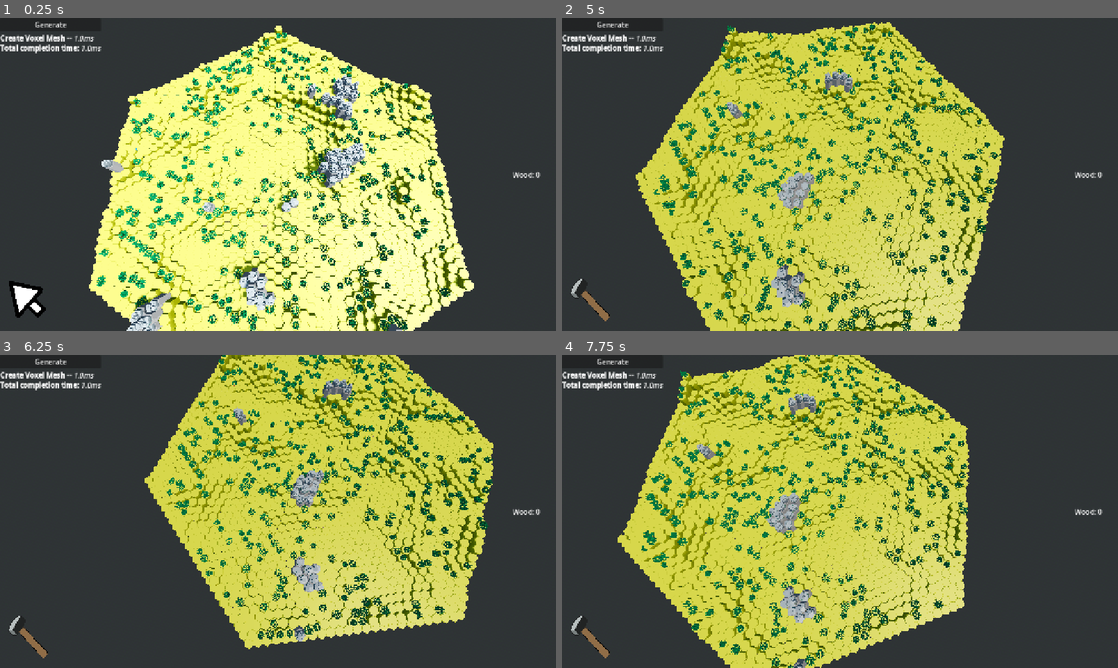
Above: before the commit, frames 1-4 (two rows, left to right).
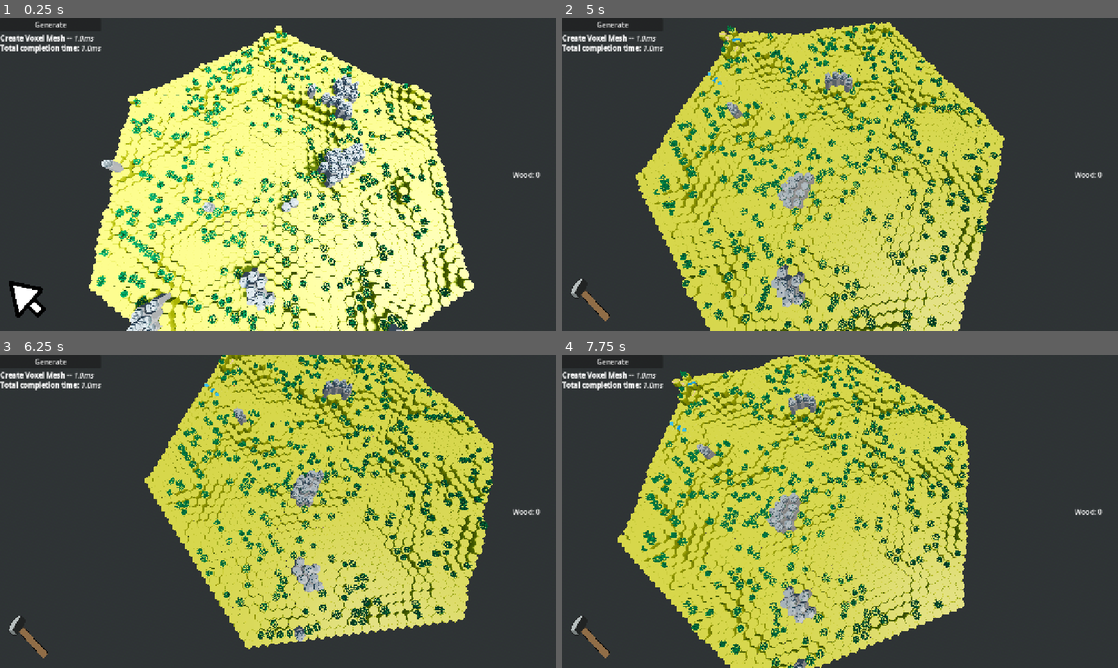
Above: after the commit, the same moments.

Repository: forzinkahd/HexaKingdomGameRepo
Game: Godot game, scene res://Scenes/GameScene.tscn
The game is run twice, just before and just after one commit, with the same random seed, the same clock (stepped at 60 frames per second) and the same inputs.
Inputs (mouse positions are in pixels of both pictures, inside the frame that each line leads up to):
- Up to frame 1 (0.25 s): no input
- Up to frame 2 (5 s): click "Generate" at 0.5 s; tap Enter at 1.25 s; move the mouse to (962, 158) at 1.27 s; hold D (MoveRight) 1.28-2.03 s; tap 2 (Build) at 1.35, 2.1, 3.05, 3.8, 4.55 s; click (962, 158) at 1.42 s; move the mouse to (728, 190) at 2.02 s; hold S (MoveBackwards) 2.03-2.78 s; move the mouse to (895, 105) at 2.77 s; hold D (MoveRight) 2.78-3.53 s; hold Q (RotateCameraLeft) 2.78-3.53 s; move the mouse to (812, 237) at 3.52 s; hold W (MoveForward) 3.53-4.28 s; tap E (RotateCameraRight) at 3.6 s; click (812, 237) at 3.67 s; move the mouse to (1006, 221) at 4.27 s; hold A (MoveLeft) from 4.28 s (still down); tap 1 (Select) at 4.35 s; tap R (debug_spawn_overlays, bound only after the commit) at 4.9 s
- Up to frame 3 (6.25 s): move the mouse to (111, 464) at 5.02 s; tap 2 (Build) at 5.1, 5.85 s; move the mouse to (305, 511) at 5.77 s; release A (MoveLeft) at 5.78 s; hold S (MoveBackwards) from 5.78 s (still down); click (305, 511) at 5.92 s
- Up to frame 4 (7.75 s): move the mouse to (756, 433) at 6.52 s; release S (MoveBackwards) at 6.53 s; hold D (MoveRight) 6.53-7.28 s; tap Q (RotateCameraLeft) at 6.6 s; tap 2 (Build) at 6.8, 7.55 s; move the mouse to (962, 495) at 7.27 s; hold W (MoveForward) from 7.28 s (still down); hold E (RotateCameraRight) from 7.28 s (still down)

The runs differ from the first frame. In frame 1, less than 0.1% of the frame differs, in the area x 21-57%, y 28-43%; in frame 2, less than 0.1%, in the area x 26-63%, y 4-42%; in frame 3, less than 0.1%; in frame 4, less than 0.1%.

Commit message:
Spawn roads and rivers, but rotated weirdly

Diff:
--- a/Scenes/GameScene.tscn
+++ b/Scenes/GameScene.tscn
@@ -84,11 +84,12 @@
 
 [node name="Builder" type="Node" parent="." unique_id=1283482510]
 
-[node name="WorldGenerator" type="Node" parent="Builder" unique_id=736844190 node_paths=PackedStringArray("object_placer")]
+[node name="WorldGenerator" type="Node" parent="Builder" unique_id=736844190 node_paths=PackedStringArray("object_placer", "overlay_visuals")]
 script = ExtResource("3_davhy")
 settings = ExtResource("4_58wc8")
 object_placer = NodePath("../ObjectPlacer")
 world_theme = ExtResource("5_7rq2r")
+overlay_visuals = NodePath("../OverlayVisuals")
 
 [node name="ObjectPlacer" type="Node" parent="Builder" unique_id=1196252014]
 script = ExtResource("9_p13dw")
@@ -135,8 +136,10 @@
 construction_site_scene = ExtResource("24_leul7")
 building_placer = NodePath("../BuildingPlacer")
 
-[node name="OverlayVisuals" type="Node" parent="Builder" unique_id=1887200495]
+[node name="OverlayVisuals" type="Node" parent="Builder" unique_id=1887200495 node_paths=PackedStringArray("overlay_root")]
 script = ExtResource("25_wp4mh")
+theme = ExtResource("5_7rq2r")
+overlay_root = NodePath("../../PlacedObjects")
 
 [node name="Control" type="Control" parent="." unique_id=1520664124]
 layout_mode = 3
--- a/project.godot
+++ b/project.godot
@@ -117,6 +117,11 @@
 "events": [Object(InputEventMouseButton,"resource_local_to_scene":false,"resource_name":"","device":-1,"window_id":0,"a …(258 unchanged characters)…
 ]
 }
+debug_spawn_overlays={
+"deadzone": 0.2,
+"events": [Object(InputEventKey,"resource_local_to_scene":false,"resource_name":"","device":-1,"window_id":0,"alt_pressed":false,"shift_pressed":false,"ctrl_pressed":false,"meta_pressed":false,"pressed":false,"keycode":0,"physical_keycode":82,"key_label":0,"unicode":114,"location":0,"echo":false,"script":null)
+]
+}
 
 [physics]
 
--- a/scripts/WorldGen/Voxel/voxel_generator.gd
+++ b/scripts/WorldGen/Voxel/voxel_generator.gd
@@ -361,6 +361,39 @@
 		chunk.add_child(cap)
 		_cap_by_xz[v.grid_position_xz] = cap
 
+# Replace caps with the roads or rivers
+func _replace_cap_at(chunk: Chunk, v: Voxel, new_scene: PackedScene) -> void:
+	var key: Vector2i = v.grid_position_xz
+	var old_cap: Node3D = _cap_by_xz.get(key)
+
+	# remove old cap
+	if old_cap != null and is_instance_valid(old_cap):
+		var pos := old_cap.position
+		var rot := old_cap.rotation
+		old_cap.queue_free()
+
+		if new_scene == null:
+			_cap_by_xz.erase(key)
+			return
+
+		# spawn new cap (replacement)
+		var inst := new_scene.instantiate() as Node3D
+		inst.position = pos
+		inst.rotation = rot
+		chunk.add_child(inst)
+		_cap_by_xz[key] = inst
+		return
+
+	# if no old cap existed, just spawn at computed tile cap position
+	if new_scene == null:
+		return
+
+	var half_step_h := settings.voxel_height * 0.5
+	var cap_y := float(v.height_units) * half_step_h
+	var inst2 := new_scene.instantiate() as Node3D
+	inst2.position = Vector3(v.world_position.x, cap_y, v.world_position.z)
+	chunk.add_child(inst2)
+	_cap_by_xz[key] = inst2
 
 
 func _spawn_columns(chunk: Chunk) -> void:
@@ -448,7 +481,40 @@
 
 
 func refresh_overlay_at(chunk: Chunk, v: Voxel) -> void:
-	_update_overlay_for_voxel(chunk, v)
+	_apply_cap_variant_for_overlay(chunk, v)
+
+
+func _apply_cap_variant_for_overlay(chunk: Chunk, v: Voxel) -> void:
+	if theme == null:
+		return
+
+	# no overlay -> restore normal terrain cap
+	if v.overlay == Voxel.Overlay.NONE:
+		_replace_cap_at(chunk, v, _top_scene_for_voxel_type(v.type))
+		return
+
+	var is_road := v.overlay == Voxel.Overlay.ROAD
+	var mask := v.road_mask if is_road else v.river_mask
+
+	var letter := VoxelData.variant_letter_from_mask(mask)
+	var idx: int = (
+		VoxelData.ROAD_LETTER_TO_INDEX[letter]
+		if is_road
+		else VoxelData.RIVER_LETTER_TO_INDEX[letter]
+	)
+
+	var variants: Array[PackedScene] = theme.road_variants if is_road else theme.river_variants
+	if idx < 0 or idx >= variants.size():
+		push_warning("Overlay cap idx out of range letter=%s idx=%s size=%s" % [letter, idx, variants.size()])
+		return
+
+	var scene: PackedScene = variants[idx]
+	_replace_cap_at(chunk, v, scene)
+
+	# rotate the replacement cap
+	var cap: Node3D = _cap_by_xz.get(v.grid_position_xz)
+	if cap != null and is_instance_valid(cap):
+		cap.rotation.y = _overlay_yaw_from_mask(mask)
 
 
 func _update_overlay_for_voxel(chunk: Chunk, v: Voxel) -> void:
--- a/scripts/WorldGen/overlay_visuals.gd
+++ b/scripts/WorldGen/overlay_visuals.gd
@@ -8,6 +8,7 @@
 var _river_nodes: Dictionary = {} # Vector2i -> Node3D
 
 func refresh_voxel(v: Voxel) -> void:
+	#print("refresh_voxel overlay=", v.overlay, " road_mask=", v.road_mask, " river_mask=", v.river_mask)
 	if v == null:
 		return
 	if theme == null:
@@ -88,7 +89,7 @@
 	var y := float(v.height_units) * (WorldMap.world_settings.voxel_height * 0.5) + 0.02
 	node.position = Vector3(v.world_position.x, y, v.world_position.z)
 
-	var mask := 0 #v.road_mask if is_road else v.river_mask
+	var mask := v.road_mask if is_road else v.river_mask
 	node.rotation.y = _overlay_yaw_from_mask(mask)
 
 
@@ -113,3 +114,21 @@
 		if n != null and is_instance_valid(n):
 			n.queue_free()
 		store.erase(key)
+
+# Debug
+func debug_spawn_one(road_scene: PackedScene, river_scene: PackedScene, pos: Vector3) -> void:
+	if overlay_root == null:
+		push_warning("OverlayVisuals.overlay_root not assigned")
+		return
+
+	if road_scene != null:
+		var r := road_scene.instantiate() as Node3D
+		r.position = pos + Vector3(-2, 0.1, 0)
+		overlay_root.add_child(r)
+		print("Spawned debug road at ", r.global_position)
+
+	if river_scene != null:
+		var w := river_scene.instantiate() as Node3D
+		w.position = pos + Vector3(2, 0.1, 0)
+		overlay_root.add_child(w)
+		print("Spawned debug river at ", w.global_position)
--- a/scripts/WorldGen/world_gen.gd
+++ b/scripts/WorldGen/world_gen.gd
@@ -7,10 +7,13 @@
 @onready var interaction_tracker: Node3D = $"../Interaction_tracker"
 @onready var chunks: Node3D = $"../../Chunks"
 @export var world_theme: WorldTheme
-
+@export var overlay_visuals: OverlayVisuals		# mainly debug
 #UI
 @onready var label: RichTextLabel = $"../../Control/VBoxContainer/RichTextLabel"
 
+
+var _vg: VoxelGenerator
+var _chunk: Chunk
 
 ## Starting point: Generate a random seed, create the tiles, place POI's
 func _ready() -> void:
@@ -41,22 +44,133 @@
 	var voxels = mapper.calculate_map_positions()
 	interval["Calculate Map Positions -- "] = Time.get_ticks_msec()
 
-	var vg = VoxelGenerator.new()
-	vg.theme = world_theme				# 1.2.2026
-	var new_chunk = vg.generate_chunk(voxels, interval)
-	chunks.add_child(new_chunk)
-	new_chunk.init_chunk()
+	_vg = VoxelGenerator.new()
+	_vg.theme = world_theme
+	_chunk = _vg.generate_chunk(voxels, interval)
+	chunks.add_child(_chunk)
+	_chunk.init_chunk()
 	interval["Create Voxel Mesh -- "] = Time.get_ticks_msec()
 	#print("World theme is: ", world_theme)
 
 	print_generation_results(starttime, interval)
 	interaction_tracker.init()
 
-	_debug_spawn_overlay_examples(new_chunk)		# debug
+	#_debug_spawn_overlay_examples(new_chunk)		# debug
 	#Debugger.draw_voxel_dictionary(WorldMap.surface_layer)
 
-
-func _debug_spawn_overlay_examples(chunk: Chunk) -> void:
+### Begin Debug ###
+func _unhandled_input(event: InputEvent) -> void:
+	if event.is_action_pressed("debug_spawn_overlays"):
+		_debug_spawn_road_and_river()
+
+func _debug_spawn_road_and_river() -> void:
+	if overlay_visuals == null:
+		push_warning("overlay_visuals not assigned")
+		return
+
+	var road_start := _find_any_surface_voxel(func(v: Voxel) -> bool:
+		return v != null and v.can_place_road()
+	)
+	if road_start == null:
+		push_warning("No road_start found")
+		return
+
+	var y := float(road_start.height_units) * (settings.voxel_height * 0.5) + 0.02
+	overlay_visuals.debug_spawn_one(
+		world_theme.road_variants[0],   # pick any index you KNOW is populated
+		world_theme.river_variants[0],
+		Vector3(road_start.world_position.x, y, road_start.world_position.z)
+	)
+
+
+	# pick a river tile far enough away
+	var river_start := _find_any_surface_voxel(func(v: Voxel) -> bool:
+		return v != null and v.can_place_river() and v.grid_position_xz.distance_to(road_start.grid_position_xz) > 6
+	)
+	if river_start == null:
+		push_warning("No river_start found")
+		return
+
+	_place_overlay_line(road_start, Voxel.Overlay.ROAD, 3)
+	_place_overlay_line(river_start, Voxel.Overlay.RIVER, 3)
+
+
+func _find_any_surface_voxel(pred: Callable) -> Voxel:
+	for key in WorldMap.surface_layer.keys():
+		var v: Voxel = WorldMap.surface_layer[key]
+		if pred.call(v):
+			return v
+	return null
+
+
+func _place_overlay_line(start: Voxel, overlay: int, length: int) -> void:
+	var cur := start
+	for i in range(length):
+		if cur == null:
+			break
+
+		if overlay == Voxel.Overlay.ROAD and not cur.can_place_road():
+			break
+		if overlay == Voxel.Overlay.RIVER and not cur.can_place_river():
+			break
+
+		cur.overlay = overlay
+		# recompute masks for cur + neighbors
+		_recalc_overlay_masks_around(cur, overlay)
+
+		# refresh tile CAP replacements (roads/rivers are full caps)
+		_vg.refresh_overlay_at(_chunk, cur)
+		for n in WorldMap.get_tile_neighbors_surface(cur):
+			_vg.refresh_overlay_at(_chunk, n)
+
+		# step to neighbor direction 1 (east-ish)
+		cur = _neighbor_surface(cur, 1)
+
+
+func _neighbor_surface(v: Voxel, dir_index: int) -> Voxel:
+	var dirs := VoxelData.neighbor_dirs_for_col(v.grid_position_xz.x)
+	var nk := v.grid_position_xz + dirs[dir_index]
+	return WorldMap.surface_layer.get(nk)
+
+
+func _recalc_overlay_masks_around(center: Voxel, overlay: int) -> void:
+	_recalc_overlay_mask(center, overlay)
+
+	var dirs := VoxelData.neighbor_dirs_for_col(center.grid_position_xz.x)
+	for i in range(6):
+		var nk := center.grid_position_xz + dirs[i]
+		var n: Voxel = WorldMap.surface_layer.get(nk)
+		if n != null:
+			_recalc_overlay_mask(n, overlay)
+
+
+func _recalc_overlay_mask(v: Voxel, overlay: int) -> void:
+	var mask := 0
+	var dirs := VoxelData.neighbor_dirs_for_col(v.grid_position_xz.x)
+
+	for i in range(6):
+		var nk := v.grid_position_xz + dirs[i]
+		var n: Voxel = WorldMap.surface_layer.get(nk)
+		if n == null:
+			continue
+
+		if overlay == Voxel.Overlay.ROAD:
+			if v.overlay == Voxel.Overlay.ROAD and n.overlay == Voxel.Overlay.ROAD:
+				mask |= (1 << i)
+		elif overlay == Voxel.Overlay.RIVER:
+			if v.overlay == Voxel.Overlay.RIVER and n.overlay == Voxel.Overlay.RIVER:
+				mask |= (1 << i)
+
+	if overlay == Voxel.Overlay.ROAD:
+		v.road_mask = mask
+	else:
+		v.river_mask = mask
+
+
+### End Debug ###
+
+
+"""func _debug_spawn_overlay_examples(chunk: Chunk) -> void:
 	var vg: VoxelGenerator = chunk.get_meta("voxel_generator")
 	if vg == null:
 		push_warning("No voxel_generator meta on chunk.")
@@ -87,6 +201,8 @@
 	_place_overlay_line(chunk, vg, river_start, Voxel.Overlay.RIVER, 3)
 
 
+
+
 func _find_any_surface_voxel(pred: Callable) -> Voxel:
 	for key in WorldMap.surface_layer.keys():
 		var v: Voxel = WorldMap.surface_layer[key]
@@ -172,7 +288,7 @@
 	if overlay == Voxel.Overlay.ROAD:
 		v.road_mask = mask
 	elif overlay == Voxel.Overlay.RIVER:
-		v.river_mask = mask
+		v.river_mask = mask"""
 
 
 
